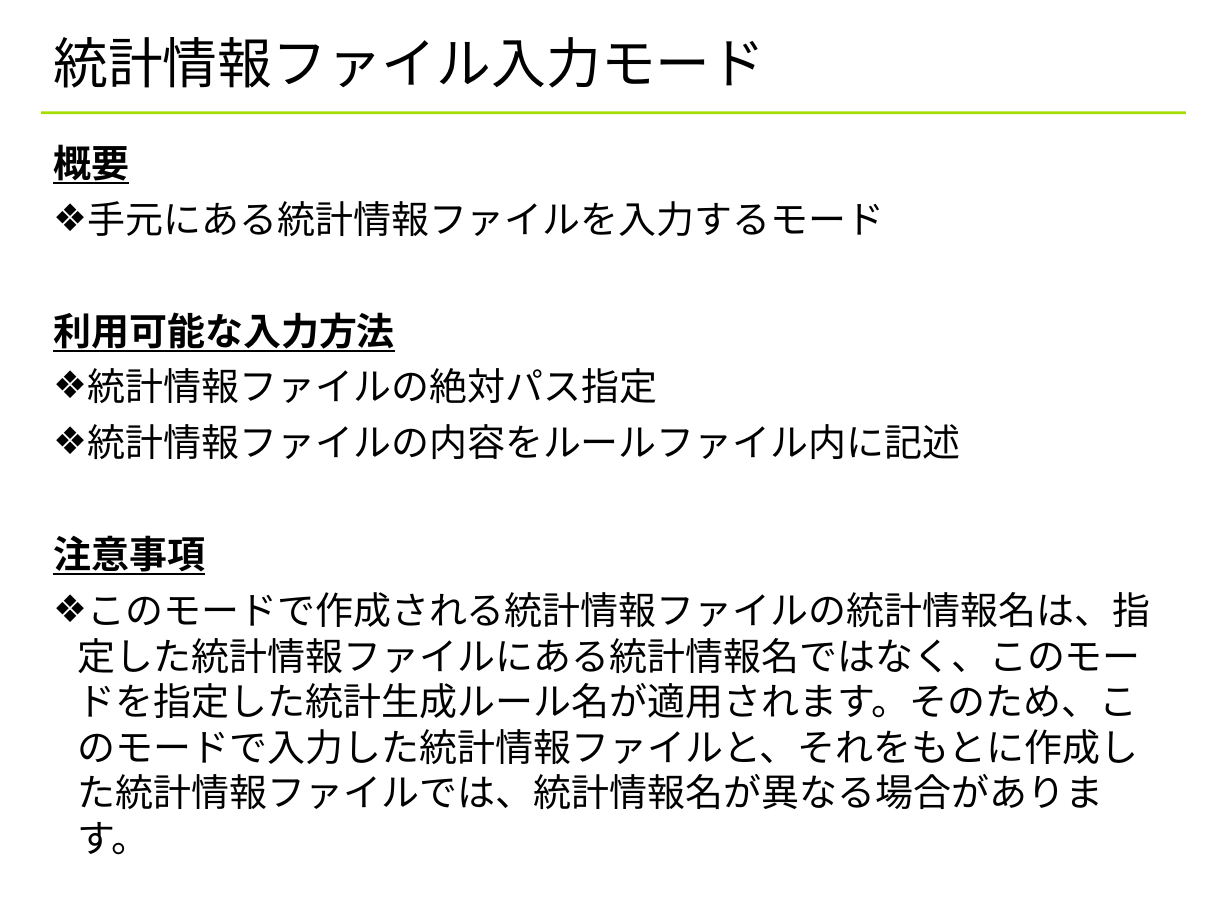
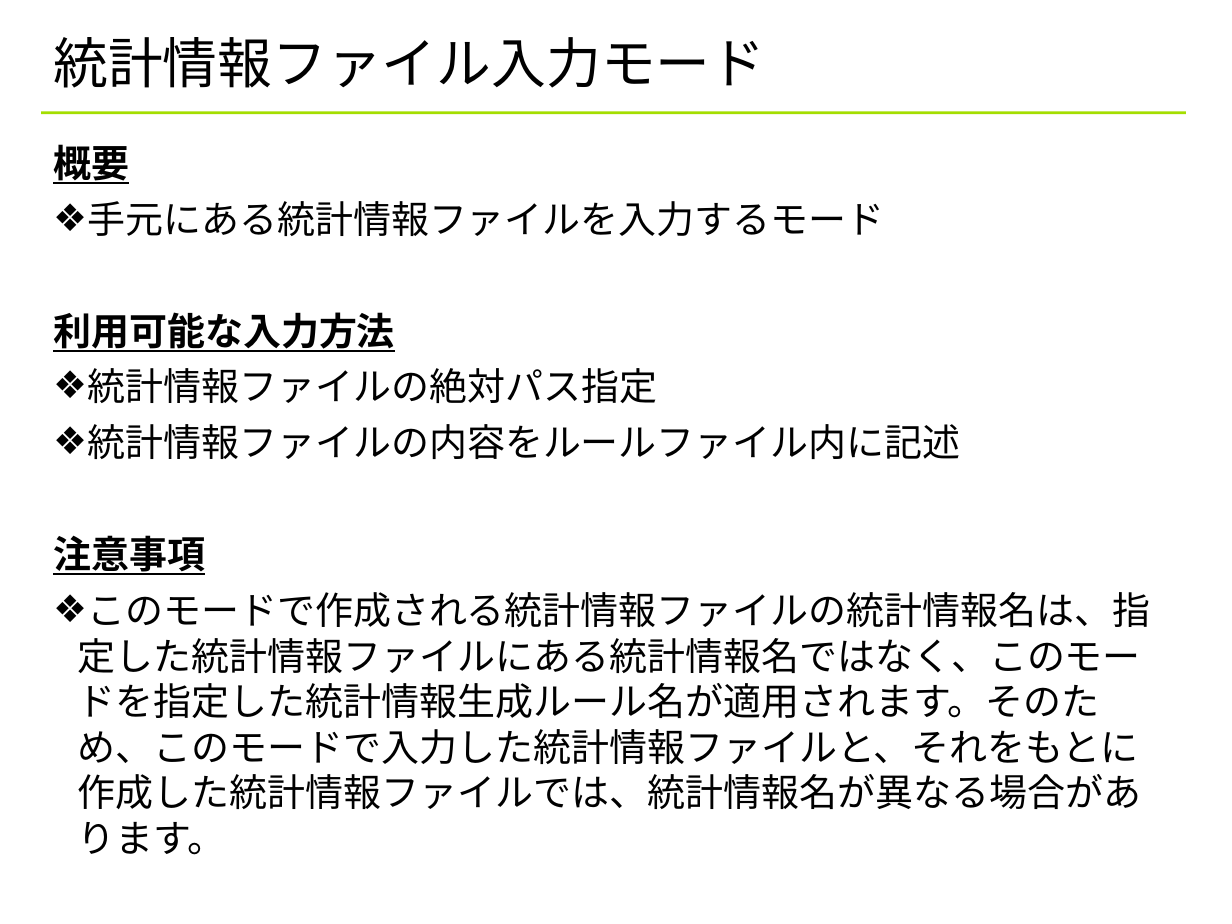
Before and after one commit to YixiaoLi/tlv4mc, a slide deck: slide 30 of doc/statistics_viewer_manual.ppt. Drawn at 1232x924 pixels with LibreOffice and Linux fonts; fonts in the diff are those of the drawing; background and template pictures are left out. Boxes give left, top, right and bottom in pixels: in the first picture for what was removed or moved away, otherwise in the second. Text is boxed around its words. In the diff, an @@ line names an element or a change of style, - is before the commit and + after.

Commit message:
名前変更：統計生成ルール→統計情報生成ルール ファイル構成の修正

```diff
--- a/doc/statistics_viewer_manual.ppt
+++ b/doc/statistics_viewer_manual.ppt
@@ text at (x1=78, y1=592, x2=1150, y2=855): text changed @@
-❖ このモードで作成される統計情報ファイルの統計情報名は、指定した統計情報ファイルにある統計情報名ではなく、このモードを指定した統計生成ルール名が適用されます。そのため、このモードで入力した統計情報ファイルと、それをもとに作成した統計情報ファイルでは、統計情報名が異なる場合があります。
+❖ このモードで作成される統計情報ファイルの統計情報名は、指定した統計情報ファイルにある統計情報名ではなく、このモードを指定した統計情報生成ルール名が適用されます。そのため、このモードで入力した統計情報ファイルと、それをもとに作成した統計情報ファイルでは、統計情報名が異なる場合があります。
```
Also in this commit, not shown: 15 other slides changed, 1 other file.
